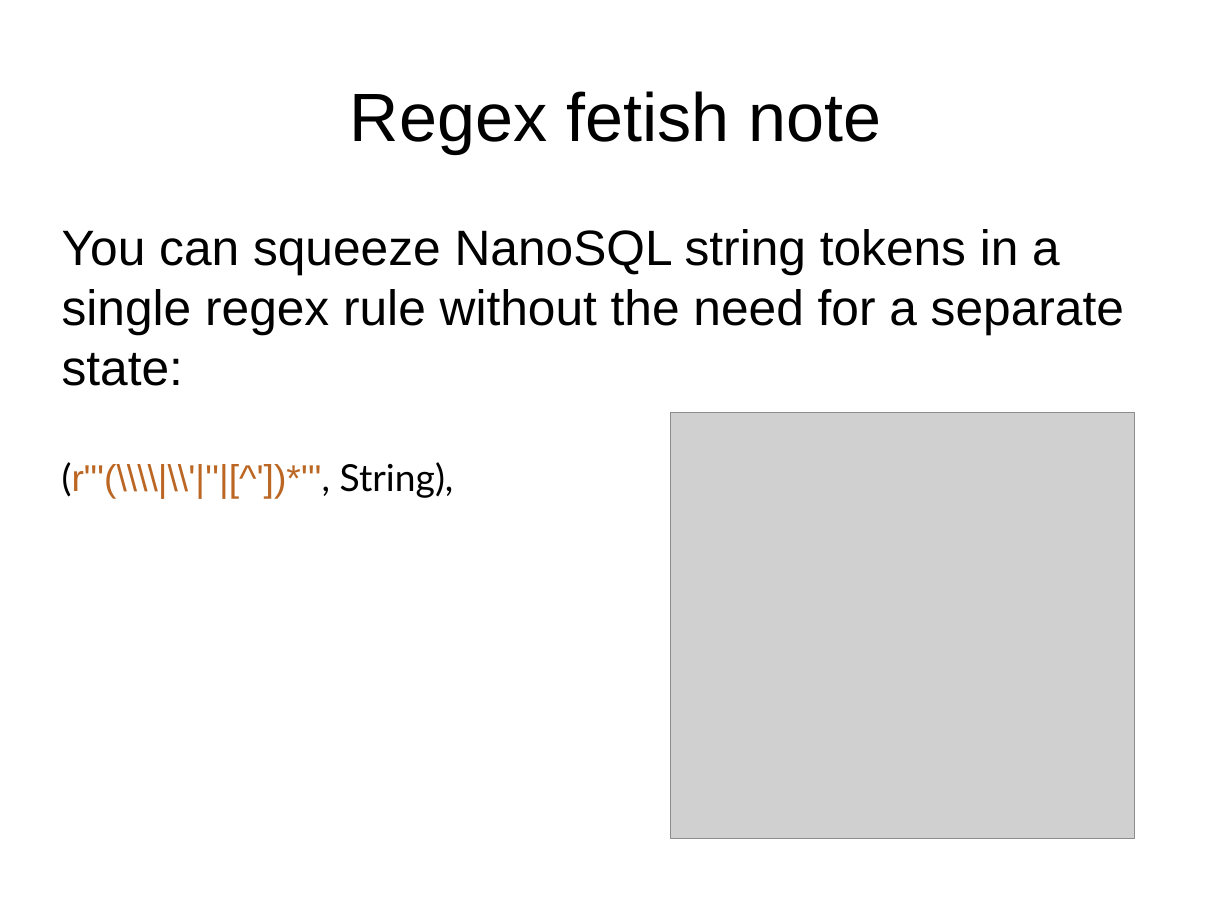
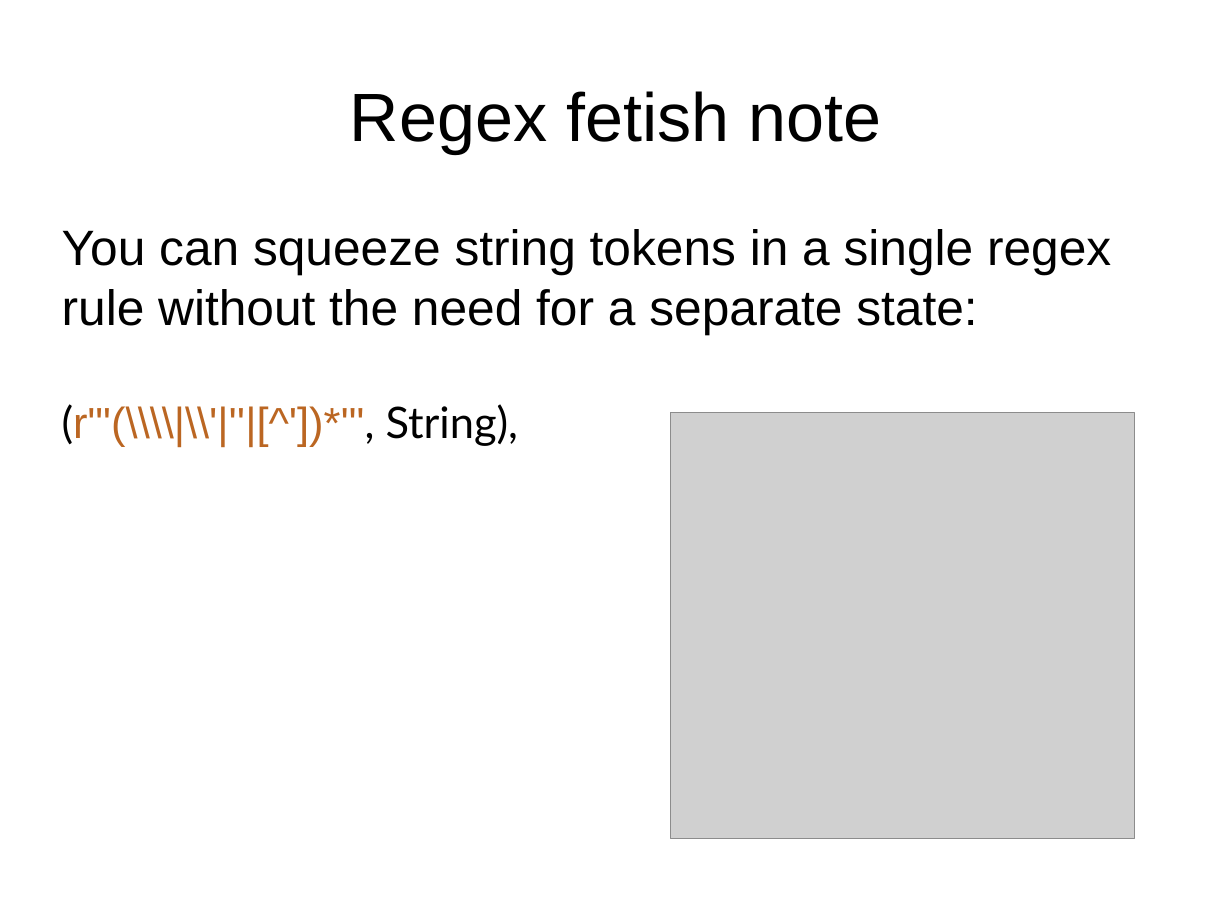
Before and after one commit to roskakori/talks, a slide deck: slide 38 of pygraz/pygments/Introduction to Pygments.odp. Drawn at 1232x924 pixels with LibreOffice and Linux fonts; fonts in the diff are those of the drawing; grey boxes stand for pictures. Boxes give left, top, right and bottom in pixels: in the first picture for what was removed or moved away, otherwise in the second. Text is boxed around its words. In the diff, an @@ line names an element or a change of style, - is before the commit and + after.

Commit message:
Cleaned up wording and formatting.

```diff
--- a/pygraz/pygments/Introduction to Pygments.odp
+++ b/pygraz/pygments/Introduction to Pygments.odp
@@ text at bbox=[62, 229, 1111, 447]: text changed @@
-You can squeeze NanoSQL string tokens in a single regex rule without the need for a separate state:
-(r"'(\\\\|\\'|''|[^'])*'", String),
+You can squeeze string tokens in a single regex rule without the need for a separate state:
+(r"'(\\\\|\\'|''|[^'])*'", String),
```
Also in this commit, not shown: 6 other slides changed.
